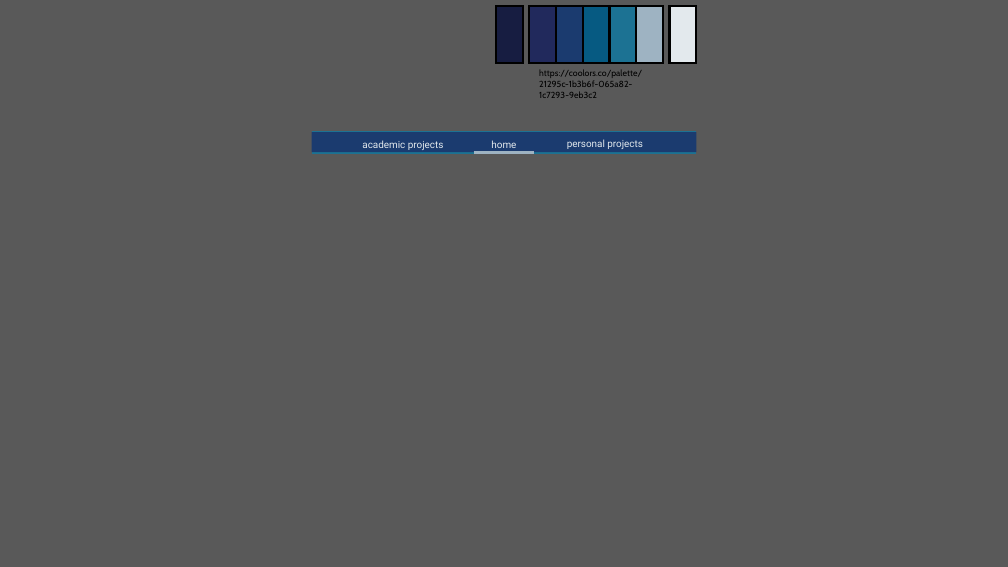
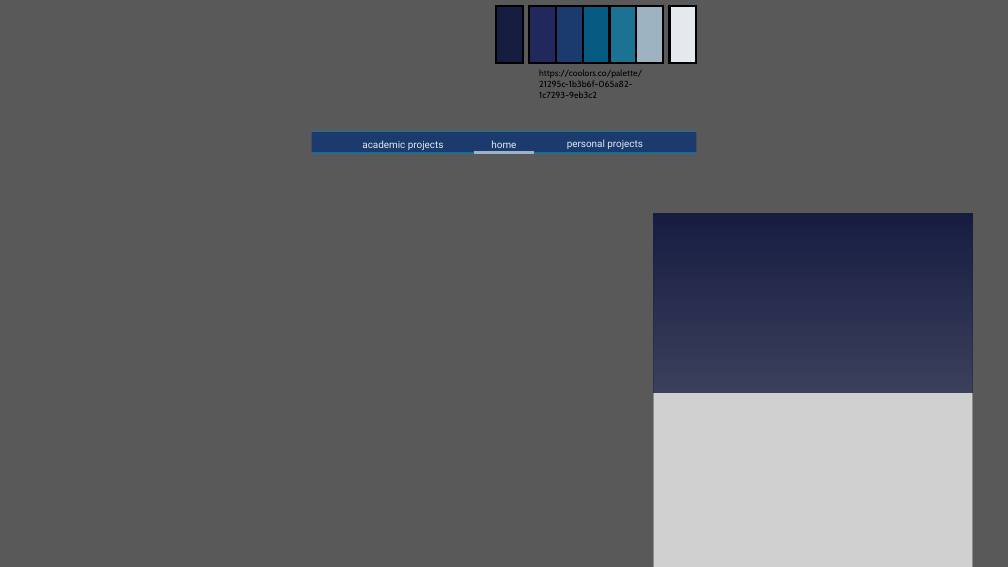
Before and after one commit to tayyab-07/Codecademy-Full-Stack, a slide deck: slide 1 of Portfolio-Project-Personal-Portfolio-Website/Wireframes.pptx. Drawn at 1008x567 pixels with LibreOffice and Linux fonts; fonts in the diff are those of the drawing; grey boxes stand for pictures. Boxes give left, top, right and bottom in pixels: in the first picture for what was removed or moved away, otherwise in the second. Text is boxed around its words. In the diff, an @@ line names an element or a change of style, - is before the commit and + after.

```diff
--- a/Portfolio-Project-Personal-Portfolio-Website/Wireframes.pptx
+++ b/Portfolio-Project-Personal-Portfolio-Website/Wireframes.pptx
@@ picture added at bbox=[653, 214, 972, 567] @@
@@ rectangle added at bbox=[653, 214, 972, 393], fill gradient #171D41 @@
```
Also in this commit, not shown: 1 other slide changed, 1 slide added, 1 other file.
